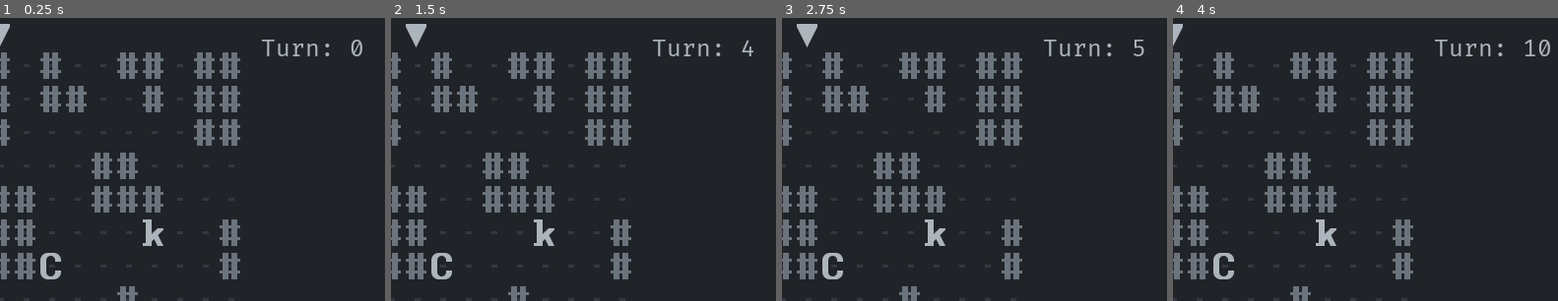
Above: before the commit, frames 1-4 (left to right).
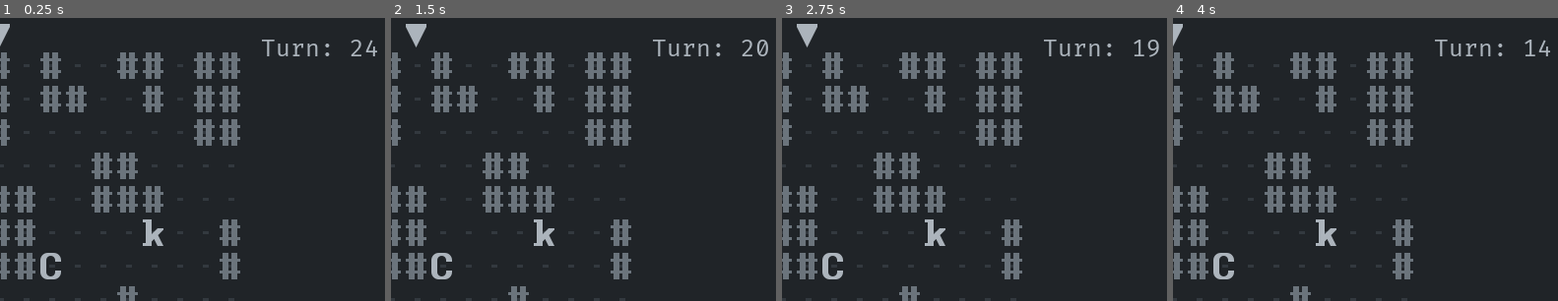
Above: after the commit, the same moments.

Repository: Bozar/OneMoreLevel
Game: Godot game, scene res://scene/main/MainScene.tscn
Same seed, same stepped clock (60 frames per second), same inputs: the game is played once before the commit and once after it.
Inputs:
- Up to frame 1 (0.25 s): no input
- Up to frame 2 (1.5 s): tap Enter at 0.5 s; hold Right (move_right) 0.53-1.28 s; tap Space (init_world) at 0.6, 1.25, 1.35 s; hold Down (move_down) from 1.28 s (still down)
- Up to frame 3 (2.75 s): tap Enter at 2 s; release Down (move_down) at 2.03 s; hold Right (move_right) from 2.03 s (still down); tap Space (init_world) at 2.1 s
- Up to frame 4 (4 s): tap Space (init_world) at 2.75, 2.85, 3.6 s; release Right (move_right) at 2.78 s; hold Up (move_up) 2.78-3.53 s; tap Enter at 3.5 s; hold Left (move_left) from 3.53 s (still down)
The pictures show only the part of the screen within x 42-92%, y 0-50%; the shares and areas given below are measured in that part.

The runs differ from the first frame. In frame 1, 0.2% of the frame differs, in the area x 91-98%, y 7-14%; in frame 2, 0.2%; in frame 3, 0.2%; in frame 4, 0.1%.

Commit message:
Add a node: CountDown.

Diff:
--- a/library/pc_action/KnightPCAction.gd
+++ b/library/pc_action/KnightPCAction.gd
@@ -21,6 +21,7 @@
 			_hit_boss(npc)
 		else:
 			_hit_knight()
+		_ref_CountDown.hit_bonus()
 		end_turn = true
 	else:
 		end_turn = false
--- a/library/pc_action/PCActionTemplate.gd
+++ b/library/pc_action/PCActionTemplate.gd
@@ -8,6 +8,7 @@
 const ObjectData := preload("res://scene/main/ObjectData.gd")
 const RandomNumber := preload("res://scene/main/RandomNumber.gd")
 const EndGame := preload("res://scene/main/EndGame.gd")
+const CountDown := preload("res://scene/main/CountDown.gd")
 
 var message: String setget set_message, get_message
 var end_turn: bool setget set_end_turn, get_end_turn
@@ -17,6 +18,7 @@
 var _ref_ObjectData: ObjectData
 var _ref_RandomNumber: RandomNumber
 var _ref_EndGame: EndGame
+var _ref_CountDown: CountDown
 
 var _new_InputTag := preload("res://library/InputTag.gd").new()
 var _new_MainGroupTag := preload("res://library/MainGroupTag.gd").new()
@@ -43,6 +45,7 @@
 	_ref_ObjectData = parent_node._ref_ObjectData
 	_ref_RandomNumber = parent_node._ref_RandomNumber
 	_ref_EndGame = parent_node._ref_EndGame
+	_ref_CountDown = parent_node._ref_CountDown
 
 
 func get_message() -> String:
--- a/scene/gui/SidebarVBox.gd
+++ b/scene/gui/SidebarVBox.gd
@@ -10,6 +10,7 @@
 
 const RandomNumber := preload("res://scene/main/RandomNumber.gd")
 const DangerZone := preload("res://scene/main/DangerZone.gd")
+const CountDown := preload("res://scene/main/CountDown.gd")
 
 var _new_SubGroupTag := preload("res://library/SubGroupTag.gd").new()
 var _new_Palette := preload("res://library/Palette.gd").new()
@@ -19,6 +20,7 @@
 
 var _ref_RandomNumber: RandomNumber
 var _ref_DangerZone: DangerZone
+var _ref_CountDown: CountDown
 
 var _node_to_color: Dictionary = {
 	TURN: _new_Palette.STANDARD,
@@ -31,7 +33,6 @@
 
 var _pc: Sprite
 var _is_wizard: bool = false
-var _turn_counter: int = 0
 
 
 func _on_InitWorld_world_selected(new_world: String) -> void:
@@ -55,7 +56,6 @@
 	if not current_sprite.is_in_group(_new_SubGroupTag.PC):
 		return
 
-	_turn_counter += 1
 	get_node(TURN).text = _get_turn()
 	get_node(MESSAGE).text = _get_warning()
 
@@ -73,7 +73,7 @@
 
 
 func _get_turn() -> String:
-	return _new_SidebarText.TURN.format([_turn_counter])
+	return _new_SidebarText.TURN.format([_ref_CountDown.get_count()])
 
 
 func _get_warning() -> String:
--- /dev/null
+++ b/scene/main/CountDown.gd
@@ -0,0 +1,44 @@
+extends Node2D
+
+
+const EndGame := preload("res://scene/main/EndGame.gd")
+
+const _hit_bonus: int = 5
+const _max_count: int = 24
+
+var _ref_EndGame: EndGame
+
+var _new_SubGroupTag := preload("res://library/SubGroupTag.gd").new()
+
+var _current_count: int = _max_count
+
+
+func _on_Schedule_turn_started(current_sprite: Sprite) -> void:
+	if not current_sprite.is_in_group(_new_SubGroupTag.PC):
+		return
+	if _current_count < 1:
+		_ref_EndGame.player_lose()
+
+
+func _on_Schedule_turn_ended(current_sprite: Sprite) -> void:
+	if current_sprite.is_in_group(_new_SubGroupTag.PC):
+		subtract_count(1)
+
+
+func get_count() -> int:
+	return _current_count
+
+
+func hit_bonus() -> void:
+	add_count(_hit_bonus)
+
+
+func add_count(add: int) -> void:
+	_current_count += add
+
+	if _current_count > _max_count:
+		_current_count = _max_count
+
+
+func subtract_count(subtract: int) -> void:
+	_current_count -= subtract
--- a/scene/main/MainScene.gd
+++ b/scene/main/MainScene.gd
@@ -12,6 +12,7 @@
 const SWITCH_SPRITE: String = "SwitchSprite"
 const DANGER_ZONE: String = "DangerZone"
 const END_GAME: String = "EndGame"
+const COUNT_DOWN: String = "CountDown"
 const SIDEBAR: String = "MainGUI/SidebarVBox"
 
 const SIGNAL_BIND: Array = [
@@ -28,13 +29,13 @@
 	[
 		"turn_started", "_on_Schedule_turn_started",
 		SCHEDULE,
-		PLAYER_INPUT, ENEMY_AI, SIDEBAR,
+		PLAYER_INPUT, ENEMY_AI, SIDEBAR, COUNT_DOWN,
 	],
-	# [
-	# 	"turn_ended", "_on_Schedule_turn_ended",
-	# 	SCHEDULE,
-	# 	MODELINE,
-	# ],
+	[
+		"turn_ended", "_on_Schedule_turn_ended",
+		SCHEDULE,
+		COUNT_DOWN,
+	],
 	[
 		"sprite_removed", "_on_RemoveObject_sprite_removed",
 		REMOVE,
@@ -91,7 +92,12 @@
 	[
 		"_ref_EndGame",
 		END_GAME,
-		ENEMY_AI, PLAYER_INPUT,
+		ENEMY_AI, PLAYER_INPUT, COUNT_DOWN,
+	],
+	[
+		"_ref_CountDown",
+		COUNT_DOWN,
+		SIDEBAR, PLAYER_INPUT,
 	],
 ]
 
--- a/scene/main/MainScene.tscn
+++ b/scene/main/MainScene.tscn
@@ -18,6 +18,7 @@
 [ext_resource path="res://scene/main/DangerZone.gd" type="Script" id=16]
 [ext_resource path="res://scene/main/EndGame.gd" type="Script" id=17]
 [ext_resource path="res://scene/main/AutoStart.gd" type="Script" id=18]
+[ext_resource path="res://scene/main/CountDown.gd" type="Script" id=19]
 
 [node name="MainScene" type="Node2D"]
 script = ExtResource( 4 )
@@ -33,6 +34,9 @@
 
 [node name="InitWorld" type="Node2D" parent="."]
 script = ExtResource( 1 )
+
+[node name="CountDown" type="Node2D" parent="."]
+script = ExtResource( 19 )
 
 [node name="PlayerInput" type="Node2D" parent="."]
 script = ExtResource( 12 )
--- a/scene/main/PlayerInput.gd
+++ b/scene/main/PlayerInput.gd
@@ -10,6 +10,7 @@
 const DangerZone := preload("res://scene/main/DangerZone.gd")
 const SwitchSprite := preload("res://scene/main/SwitchSprite.gd")
 const EndGame := preload("res://scene/main/EndGame.gd")
+const CountDown := preload("res://scene/main/CountDown.gd")
 
 const DemoPCAction := preload("res://library/pc_action/DemoPCAction.gd")
 const KnightPCAction := preload("res://library/pc_action/KnightPCAction.gd")
@@ -24,6 +25,7 @@
 var _ref_DangerZone: DangerZone
 var _ref_SwitchSprite: SwitchSprite
 var _ref_EndGame: EndGame
+var _ref_CountDown: CountDown
 
 var _new_ConvertCoord := preload("res://library/ConvertCoord.gd").new()
 var _new_WorldTag := preload("res://library/WorldTag.gd").new()
Not shown: 1 places in scene/main/MainScene.tscn that only renumber resources
